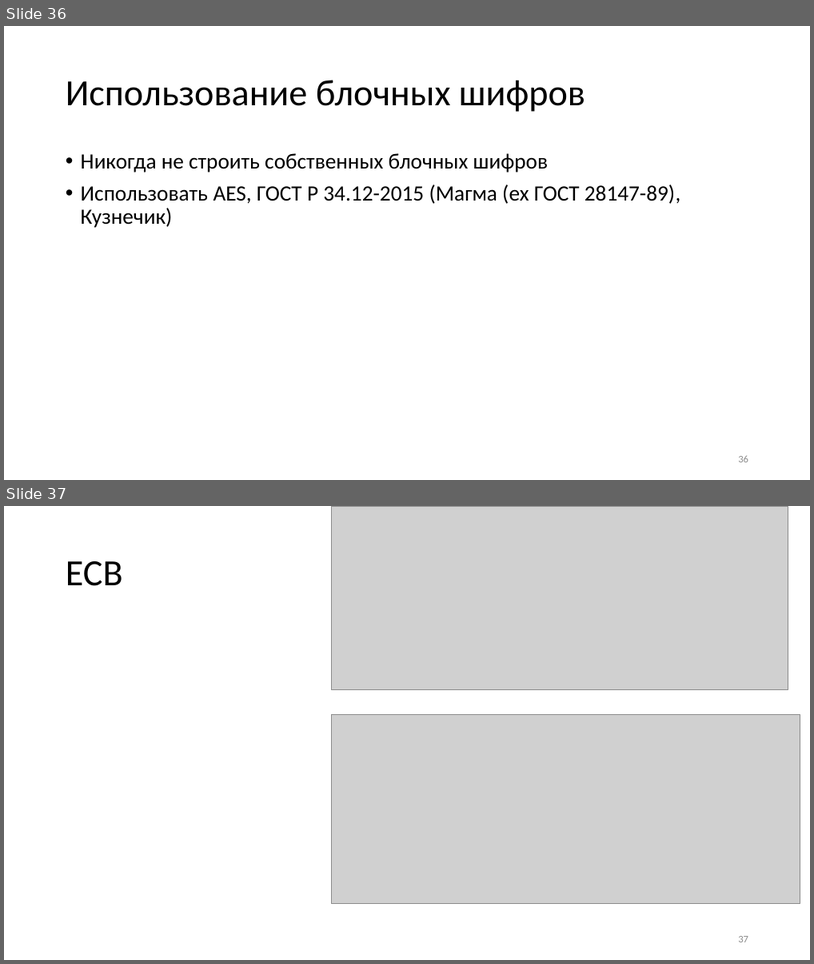
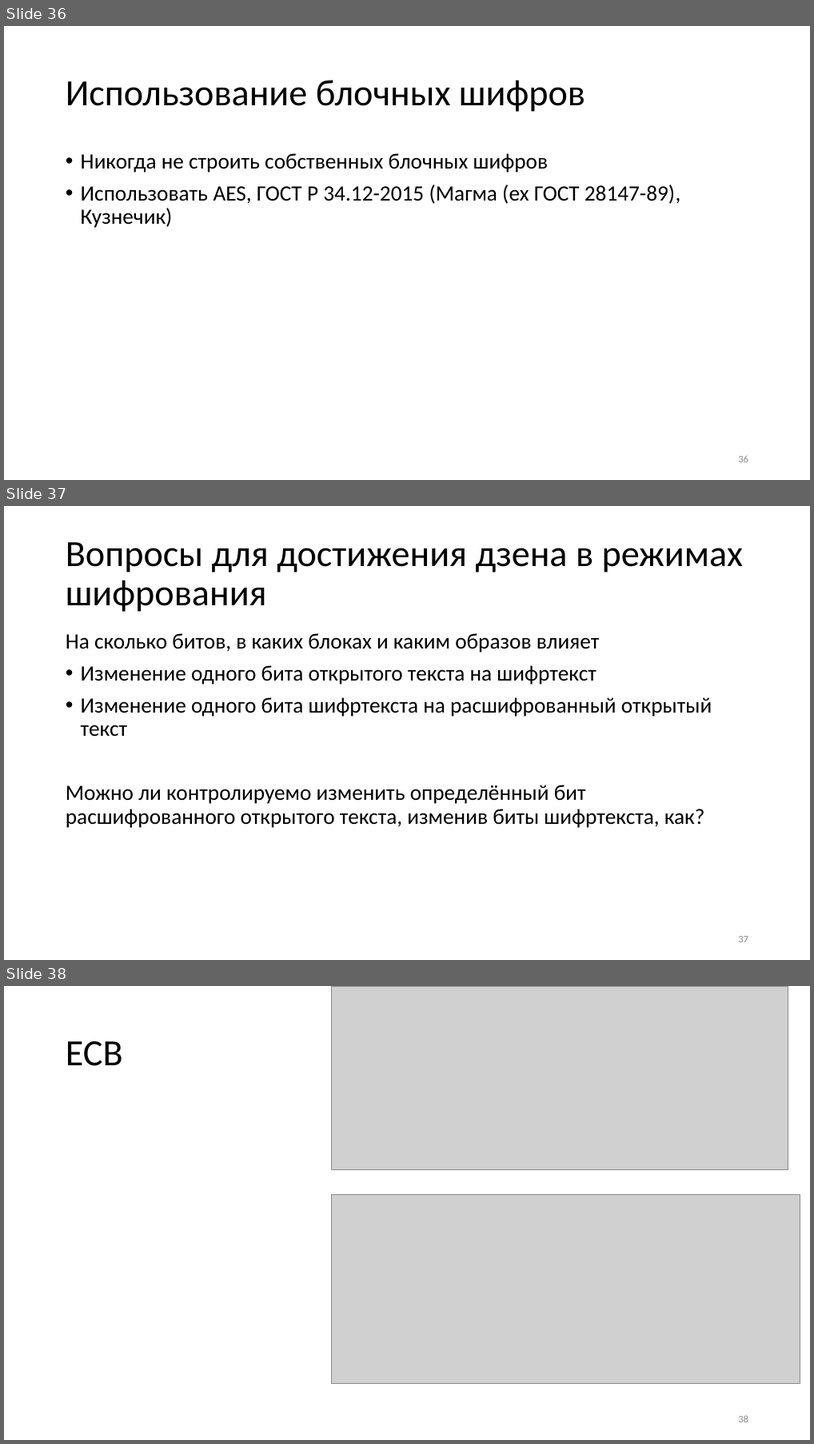
Before and after one commit to GeorgyFirsov-s-forks/CryptoLectures, a slide deck: Lectures/Lecture4.pptx. Shown one above the other, each under a label of ours: slides 36 and 37 before the commit, slides 36, 37 and 38 after it. The pictures are 814x964 and 814x1444 pixels, drawn with LibreOffice and Linux fonts; fonts in the diff are those of the drawing; grey boxes stand for pictures. Boxes give left, top, right and bottom in pixels: in the first picture for what was removed or moved away, otherwise in the second. Text is boxed around its words. In the diff, an @@ line names an element or a change of style, - is before the commit and + after.

```diff
--- a/Lectures/Lecture4.pptx
+++ b/Lectures/Lecture4.pptx
@@ slide 37 added at <box>4,506,810,960</box>, background #FFFFFF @@
@@ title added at <box>66,542,744,612</box>, 44 pt, text #000000 @@
+Вопросы для достижения дзена в режимах шифрования
@@ text added at <box>66,633,712,828</box>, 26 pt, text #000000 @@
+На сколько битов, в каких блоках и каким образов влияет
+• Изменение одного бита открытого текста на шифртекст
+• Изменение одного бита шифртекста на расшифрованный открытый текст
+Можно ли контролируемо изменить определённый бит расшифрованного открытого текста, изменив биты шифртекста, как?
@@ page number added at <box>738,936,749,942</box>, 12 pt, text #8C8C8C @@
+37
@@ what was slide 37 is now slide 38 @@
@@ page number at <box>738,1415,749,1422</box>: text changed @@
-37
+38
```
Also in this commit, not shown: 1 slide changed, 1 other file.
